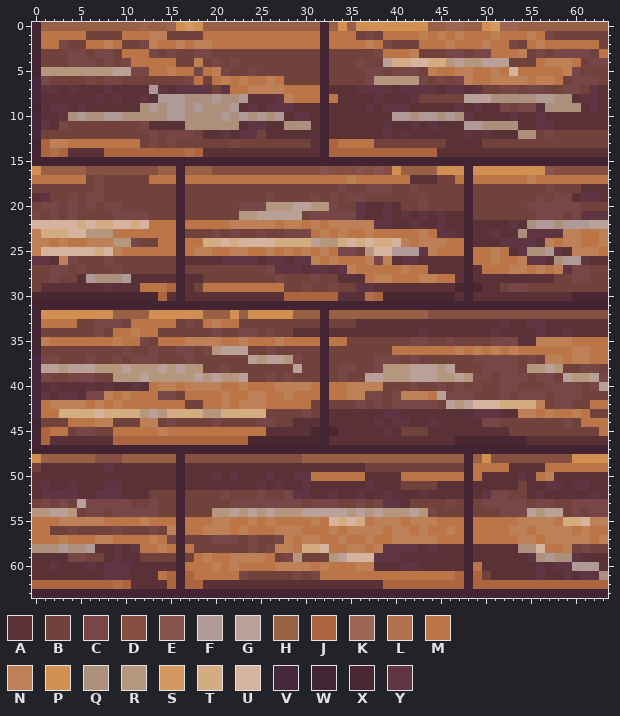
A pixel-art sprite gets an edit: Assets/Sprites/floor.png. The first picture shows the starting point.
The file is 64x64 pixels. Colours within 5 levels of each other are drawn and written as one.
Palette (. is transparent): A #5b3138  B #71413b  C #774748  D #855042  E #88544e  F #b09a97  G #b9a099  H #986045  J #ac653e  K #9d6652  L #af704d  M #bb7547  N #be8056  P #d19051  Q #ac907b  R #b5977d  S #d39960  T #d3ac82  U #d5b39e  V #45273e  W #422433  X #482731  Y #5f3544
The same view after the edit:
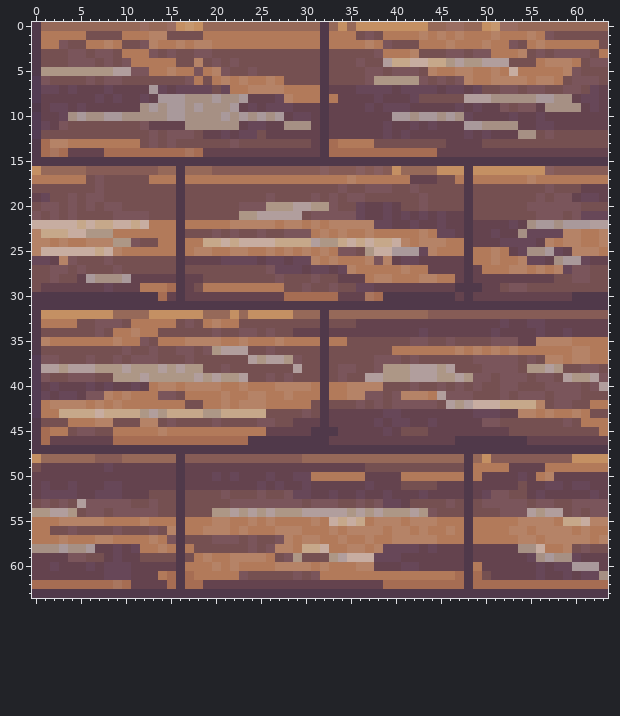
Message: de-saturated floor texture
From old to new:
{"colour":"A","old":"#5b3138","new":"#64434e"}
{"colour":"B","old":"#71413b","new":"#755051"}
{"colour":"C","old":"#774748","new":"#7a555b"}
{"colour":"D","old":"#855042","new":"#865c56"}
{"colour":"E","old":"#88544e","new":"#886060"}
{"colour":"F","old":"#b09a97","new":"#a9999b"}
{"colour":"G","old":"#b9a099","new":"#b19e9d"}
{"colour":"H","old":"#986045","new":"#966959"}
{"colour":"J","old":"#ac653e","new":"#a66d53"}
{"colour":"K","old":"#9d6652","new":"#9a6e63"}
{"colour":"L","old":"#af704d","new":"#a9765f"}
{"colour":"M","old":"#bb7547","new":"#b27a5a"}
{"colour":"N","old":"#be8056","new":"#b58367"}
{"colour":"P","old":"#d19051","new":"#c49063"}
{"colour":"Q","old":"#ac907b","new":"#a69084"}
{"colour":"R","old":"#b5977d","new":"#ad9786"}
{"colour":"S","old":"#d39960","new":"#c6986f"}
{"colour":"T","old":"#d3ac82","new":"#c6a88a"}
{"colour":"U","old":"#d5b39e","new":"#c7ada1"}
{"colour":"V","old":"#45273e","new":"#523b53"}
{"colour":"W","old":"#422433","new":"#50394a"}
{"colour":"Y","old":"#5f3544","new":"#674758"}
{"y":29,"x":47,"old":"X","new":"W"}
{"y":29,"x":49,"old":"X","new":"W"}
{"y":30,"x":0,"old":"XXXXXXXXXXXXXX","new":"WWWWWWWWWWWWWW"}
{"y":30,"x":39,"old":"XXXXXXXX","new":"WWWWWWWW"}
{"y":30,"x":60,"old":"XXXX","new":"WWWW"}
{"y":45,"x":31,"old":"X","new":"W"}
{"y":45,"x":33,"old":"X","new":"W"}
{"y":46,"x":24,"old":"XXXXXXXX","new":"WWWWWWWW"}
{"y":46,"x":47,"old":"XXXXXXXX","new":"WWWWWWWW"}
{"label":"changed","picture_box":[32,22,608,598]}
